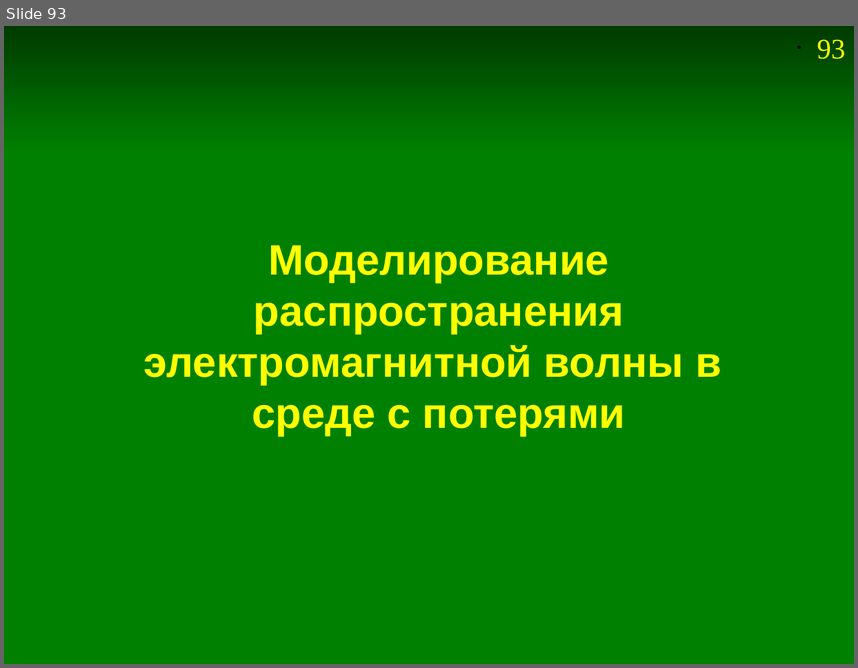
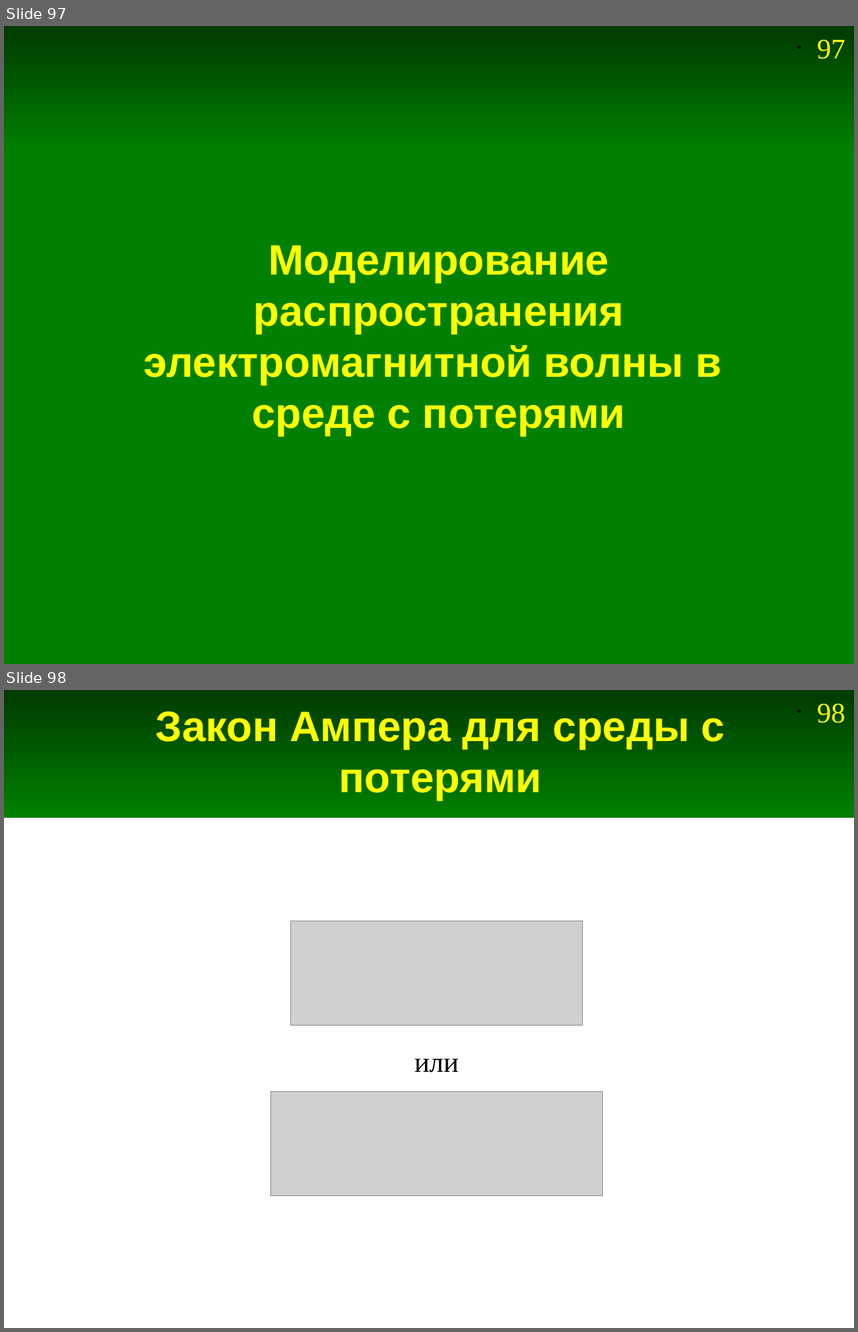
Before and after one commit to andris0147sv/modelling, a slide deck: presentations/2. FDTD.odp. Shown one above the other, each under a label of ours: slide 93 before the commit, slides 97 and 98 after it. The pictures are 858x668 and 858x1332 pixels, drawn with LibreOffice and Linux fonts; fonts in the diff are those of the drawing; grey boxes stand for pictures. Boxes give left, top, right and bottom in pixels: in the first picture for what was removed or moved away, otherwise in the second. Text is boxed around its words. In the diff, an @@ line names an element or a change of style, - is before the commit and + after.

```diff
--- a/presentations/2. FDTD.odp
+++ b/presentations/2. FDTD.odp
@@ slide 98 added at [4, 690, 854, 1328], background #FFFFFF; not listed: 2 template elements that a slide beside it also shows @@
@@ title added at [156, 711, 725, 800], 36 pt, text #FFFF00, bold @@
+Закон Ампера для среды с потерями
@@ picture added at [290, 921, 583, 1025] @@
@@ text added at [415, 1058, 459, 1072], 24 pt, text #000000 @@
+или
@@ picture added at [271, 1092, 602, 1195] @@
@@ what was slide 93 is now slide 97 @@
@@ page number at [817, 40, 845, 59]: text changed @@
-• 93
+• 97
```
Also in this commit, not shown: 11 slides changed, 5 other slides added, 1 slide removed, 5 other files.
